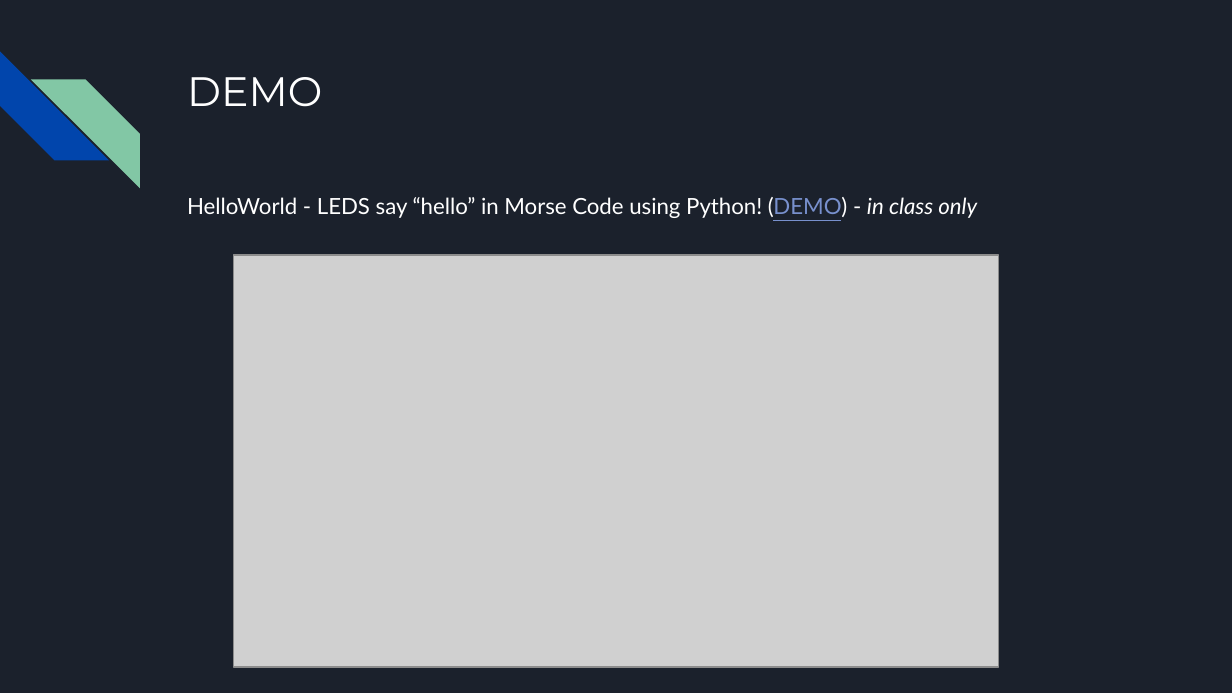
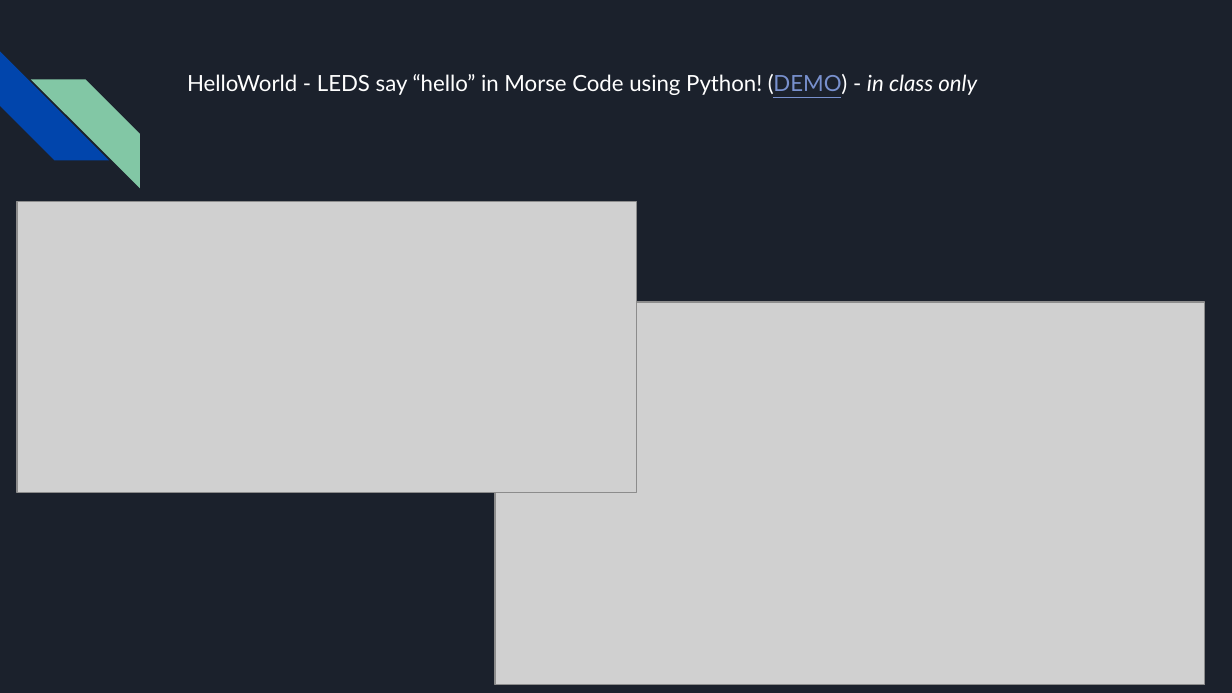
Before and after one commit to killsap/automated-multi-cycle-farming-in-space-website, a slide deck: slide 4 of Milestone1Presentation.pptx. Drawn at 1232x693 pixels with LibreOffice and Linux fonts; fonts in the diff are those of the drawing; grey boxes stand for pictures. Boxes give left, top, right and bottom in pixels: in the first picture for what was removed or moved away, otherwise in the second. Text is boxed around its words. In the diff, an @@ line names an element or a change of style, - is before the commit and + after.

Commit message:
updated slides

```diff
--- a/Milestone1Presentation.pptx
+++ b/Milestone1Presentation.pptx
@@ title at box(187, 74, 977, 95): text changed; size 24 to 13 pt; font Montserrat to Lato @@
-DEMO
+HelloWorld - LEDS say “hello” in Morse Code using Python! (DEMO) - in class only
@@ picture added at box(17, 202, 637, 493) @@
@@ text removed at box(187, 197, 977, 218) @@
-HelloWorld - LEDS say “hello” in Morse Code using Python! (DEMO) - in class only
@@ picture: place and size @@
-picture at box(234, 255, 998, 667)
+picture at box(494, 302, 1204, 684)
```
